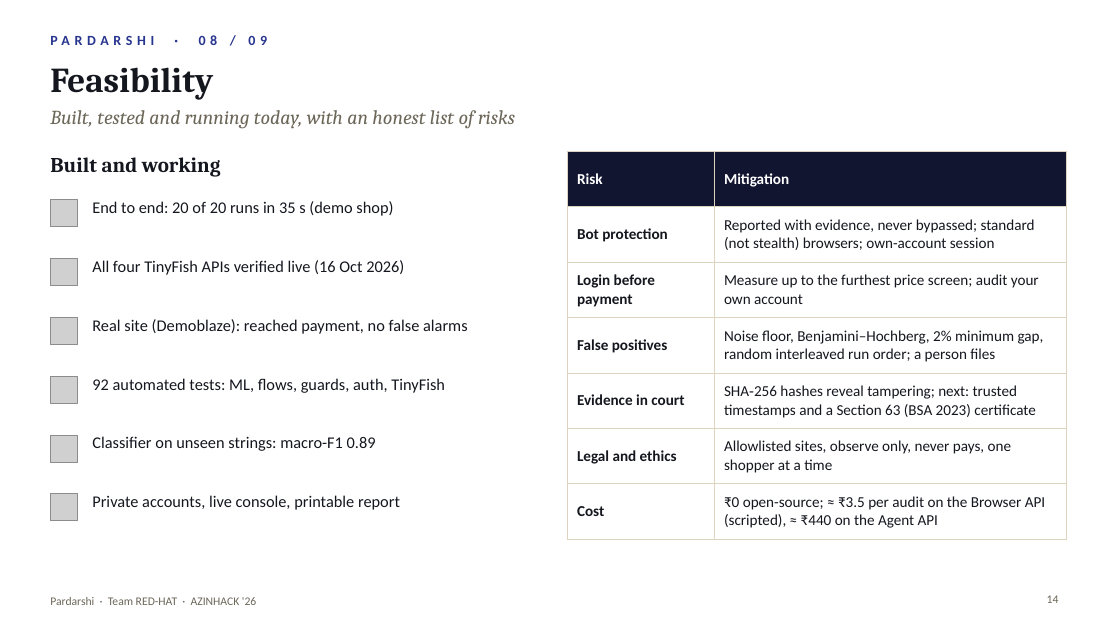
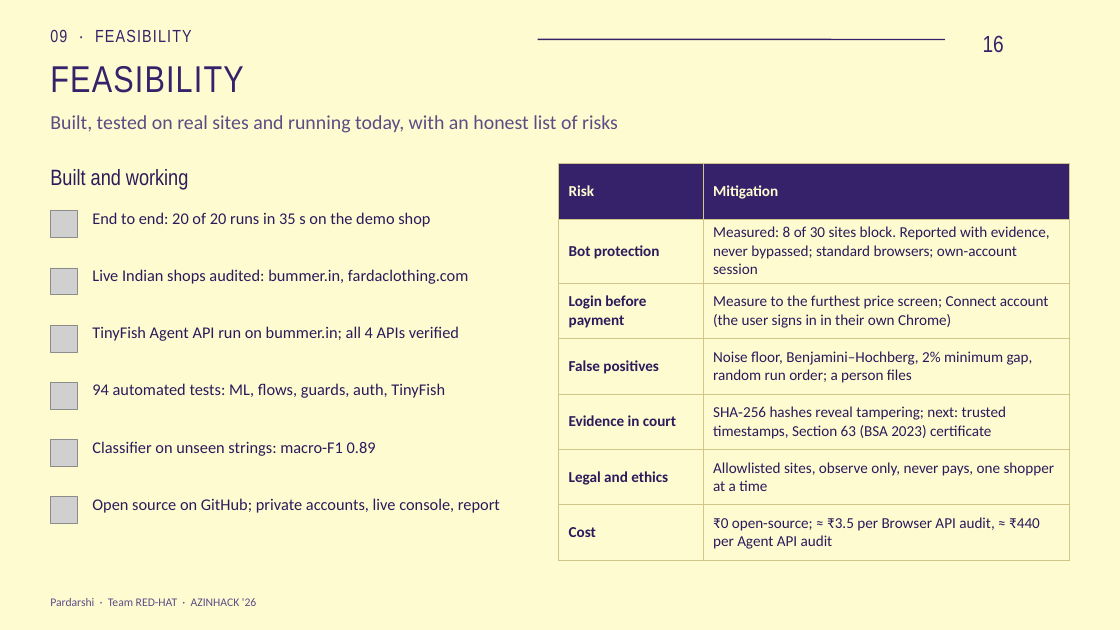
Before and after one commit to mathurojus/Pardarshi, a slide deck: slide 16 of docs/Pardarshi_RED-HAT.pptx (slide 14 before the commit). Drawn at 1120x630 pixels with LibreOffice and Linux fonts; fonts in the diff are those of the drawing; grey boxes stand for pictures; background and template pictures are left out. Boxes give left, top, right and bottom in pixels: in the first picture for what was removed or moved away, otherwise in the second. Text is boxed around its words. In the diff, an @@ line names an element or a change of style, - is before the commit and + after.

```diff
--- a/docs/Pardarshi_RED-HAT.pptx
+++ b/docs/Pardarshi_RED-HAT.pptx
@@ background #FFFFFF to picture (left out) @@
@@ text "09 · FEASIBILITY" at [50, 30, 192, 42]: vertical alignment middle to top @@
@@ text at [50, 30, 192, 42]: text changed; size 12 to 15 pt; font Calibri to Arial Narrow; text colour #27358F to #36226B; bold off @@
-PARDARSHI · 08 / 09
+09 · FEASIBILITY
@@ line added from (538, 39) to (945, 39), #36226B 1.25 pt @@
@@ page number added at [983, 35, 1004, 53], 20 pt, text #36226B @@
+16
@@ title at [50, 66, 243, 93]: text changed; size 30 to 32 pt; font Cambria to Arial Narrow; text colour #15171F to #36226B; bold off @@
-Feasibility
+FEASIBILITY
@@ text at [50, 115, 618, 133]: text changed; font Cambria to Calibri; text colour #6C6759 to #5C4C86; italic off @@
-Built, tested and running today, with an honest list of risks
+Built, tested on real sites and running today, with an honest list of risks
@@ text "Built and working": place and size @@
-text "Built and working" at [50, 157, 221, 177]
+text "Built and working" at [50, 169, 188, 190]
@@ text "Built and working" at [50, 169, 188, 190]: size 18 to 19 pt, font Cambria to Arial Narrow, text colour #15171F to #2B1A5C, bold off @@
@@ table at [559, 164, 1070, 553] @@
-row 2, column 2: Reported with evidence, never bypassed; standard (not stealth) browsers; own-account session
+row 2, column 2: Measured: 8 of 30 sites block. Reported with evidence, never bypassed; standard browsers; own-account session
-row 3, column 2: Measure up to the furthest price screen; audit your own account
+row 3, column 2: Measure to the furthest price screen; Connect account (the user signs in in their own Chrome)
-row 4, column 2: Noise floor, Benjamini–Hochberg, 2% minimum gap, random interleaved run order; a person files
+row 4, column 2: Noise floor, Benjamini–Hochberg, 2% minimum gap, random run order; a person files
-row 5, column 2: SHA‑256 hashes reveal tampering; next: trusted timestamps and a Section 63 (BSA 2023) certificate
+row 5, column 2: SHA‑256 hashes reveal tampering; next: trusted timestamps, Section 63 (BSA 2023) certificate
-row 7, column 2: ₹0 open-source; ≈ ₹3.5 per audit on the Browser API (scripted), ≈ ₹440 on the Agent API
+row 7, column 2: ₹0 open-source; ≈ ₹3.5 per Browser API audit, ≈ ₹440 per Agent API audit
@@ fill #121530 to #36226B in row 1 @@
@@ fill #FFFFFF to #FFFBD0 in 12 cells @@
@@ text colour #FFFFFF to #FFFBD0 in "Risk", "Mitigation" @@
@@ text colour #15171F to #2B1A5C in "Bot protection", "Login before payment", "False positives", "Evidence in court" and 3 more places @@
@@ borders changed @@
@@ table: place and size @@
-table at [567, 151, 1067, 532]
+table at [559, 164, 1070, 553]
@@ picture removed at [50, 200, 77, 227] @@
@@ picture added at [50, 211, 77, 238] @@
@@ text at [92, 212, 430, 227]: text changed; text colour #15171F to #2B1A5C @@
-End to end: 20 of 20 runs in 35 s (demo shop)
+End to end: 20 of 20 runs in 35 s on the demo shop
@@ picture removed at [50, 259, 77, 286] @@
@@ picture added at [50, 268, 77, 295] @@
@@ text removed at [92, 260, 404, 275] @@
-All four TinyFish APIs verified live (16 Oct 2026)
@@ text added at [92, 269, 468, 284], 14 pt, text #2B1A5C @@
+Live Indian shops audited: bummer.in, fardaclothing.com
@@ 3 pictures: place and size @@
-3 pictures at [50, 318, 77, 462]
+3 pictures at [50, 325, 77, 466]
@@ text removed at [92, 319, 468, 334] @@
-Real site (Demoblaze): reached payment, no false alarms
@@ text added at [92, 326, 459, 341], 14 pt, text #2B1A5C @@
+TinyFish Agent API run on bummer.in; all 4 APIs verified
@@ text at [92, 383, 445, 398]: text changed; text colour #15171F to #2B1A5C @@
-92 automated tests: ML, flows, guards, auth, TinyFish
+94 automated tests: ML, flows, guards, auth, TinyFish
@@ text "Classifier on unseen strings: macro-F1 ..." at [92, 441, 376, 456]: text colour #15171F to #2B1A5C @@
@@ text at [92, 498, 500, 513]: text changed; text colour #15171F to #2B1A5C @@
-Private accounts, live console, printable report
+Open source on GitHub; private accounts, live console, report
@@ text "Pardarshi · Team RED-HAT · ..." at [50, 598, 256, 606]: text colour #6C6759 to #5C4C86 @@
@@ page number removed at [1047, 595, 1059, 603] @@
-14
```
Also in this commit, not shown: 15 other slides changed, 2 slides added, 21 other files.
